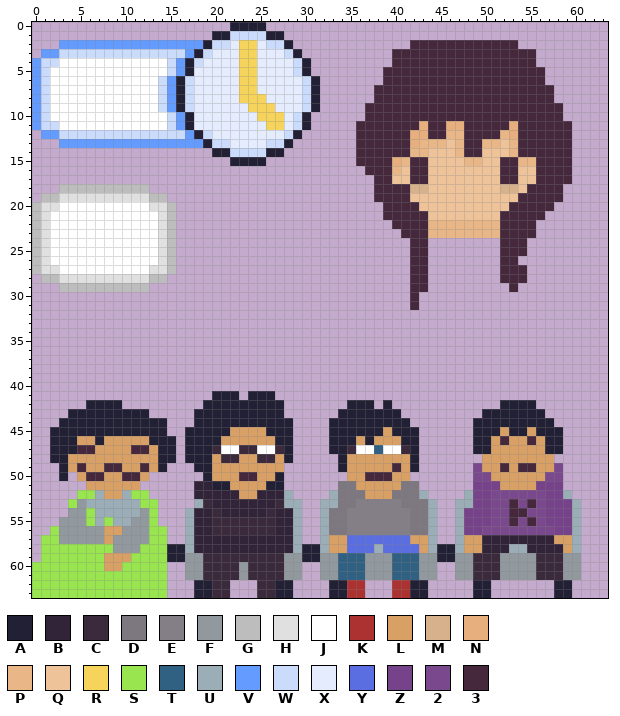
A pixel-art sprite gets an edit: Assets/Sprites/HUD.png. Above, as it was before the edit.
The file is 64x64 pixels. Colours within 5 levels of each other are drawn and written as one.
Palette (. is transparent): A #222034  B #322438  C #3a2a3c  D #7d7880  E #847e87  F #91999e  G #bdbdbd  H #e0e0e0  J #ffffff  K #ac3232  L #d9a066  M #d7b18c  N #e7af7d  P #e9b787  Q #eec39a  R #f6d45b  S #99e550  T #306082  U #9badb7  V #639bff  W #cbdbfc  X #e4ecfd  Y #5b6ee1  Z #76428a  2 #7a498d  3 #45283c
The result:
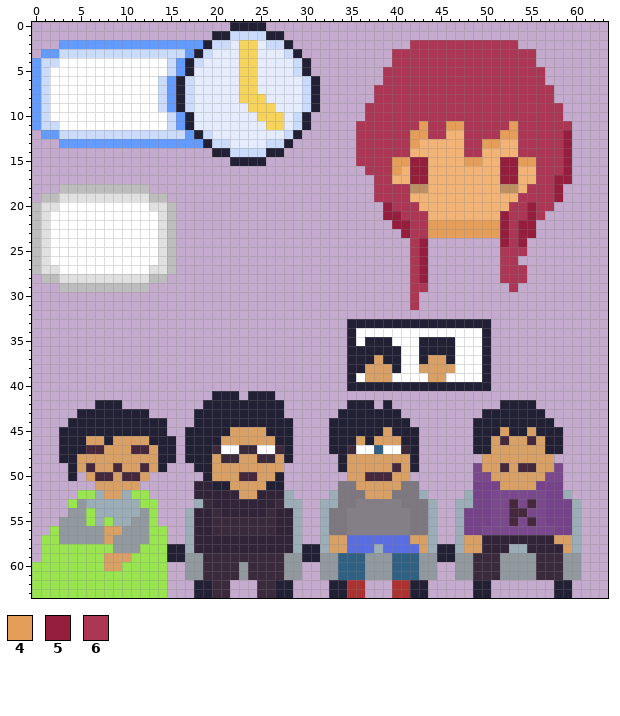
Colours new in this view: 4 #e59e59  5 #951e3d  6 #ab3755
Change:
colour M: #d7b18c -> #bd9063
colour Q: #eec39a -> #f2b377
Changed rows in their new state; - is a pixel that keeps its letter.
first column x 2:
 2 ----------------------------------------666666666666------
 3 --------------------------------------6666666666666666----
 4 --------------------------------------6666666666666666----
 5 -------------------------------------666666666666666666---
 6 -------------------------------------666666666666666666---
 7 ------------------------------------66666666666666666666--
 8 ------------------------------------66666666666666666666--
 9 -----------------------------------6666666666666666666666-
10 -----------------------------------6666666666666666666666-
11 ----------------------------------666666646644666664666666
12 ----------------------------------6666664466QQ666644666665
13 ----------------------------------6666664QQQ-Q6644-Q666665
14 ----------------------------------666666QQ---Q66---Q666665
15 ----------------------------------66664455----44--55446665
16 -----------------------------------6664-55--------55--6665
17 ------------------------------------66--55--------55--6655
18 ------------------------------------6666-------------6665-
19 ------------------------------------6666------------66665-
20 -------------------------------------5666----------66566--
21 -------------------------------------55666--------56656---
22 --------------------------------------5566444444445655----
23 ---------------------------------------566444444445655----
24 ----------------------------------------65--------565-----
25 ----------------------------------------65--------666-----
26 ----------------------------------------65--------66------
27 ----------------------------------------65--------666-----
28 ----------------------------------------65--------666-----
29 ----------------------------------------66---------6------
30 ----------------------------------------6-----------------
31 ----------------------------------------6-----------------
33 ---------------------------------AAAAAAAAAAAAAAAA---------
34 ---------------------------------AJJJJJJJJJJJJJJA---------
35 ---------------------------------AJAAAJJJAAAAJJJA---------
36 ---------------------------------AAAAAAJJAAAAJJJA---------
37 ---------------------------------AAALAAJJALLAJJJA---------
38 ---------------------------------AALLLAJJLLLLJJJA---------
39 ---------------------------------AJLLLJJJJLLJJJJA---------
40 ---------------------------------AAAAAAAAAAAAAAAA---------
42 ----.-----------------------------------------------------
43 --.-------------------------------------------------------
44 -.--------------------------------------------------------
45 .---------------------------------------------------------
46 .--A-LA---------------------------------------------------
47 .--A-3----------------------------------------------------
48 .-A-------------------------------------------------------
49 -.AL3-L---------------------------------------------------
50 -.A.L-3---------------------------------------------------
51 ----.-----------------------------------------------------
Changed places in both pictures, as pixel boxes (x1, y1, x2, y2):
changed: (347, 40, 572, 391)
changed: (50, 400, 113, 490)
